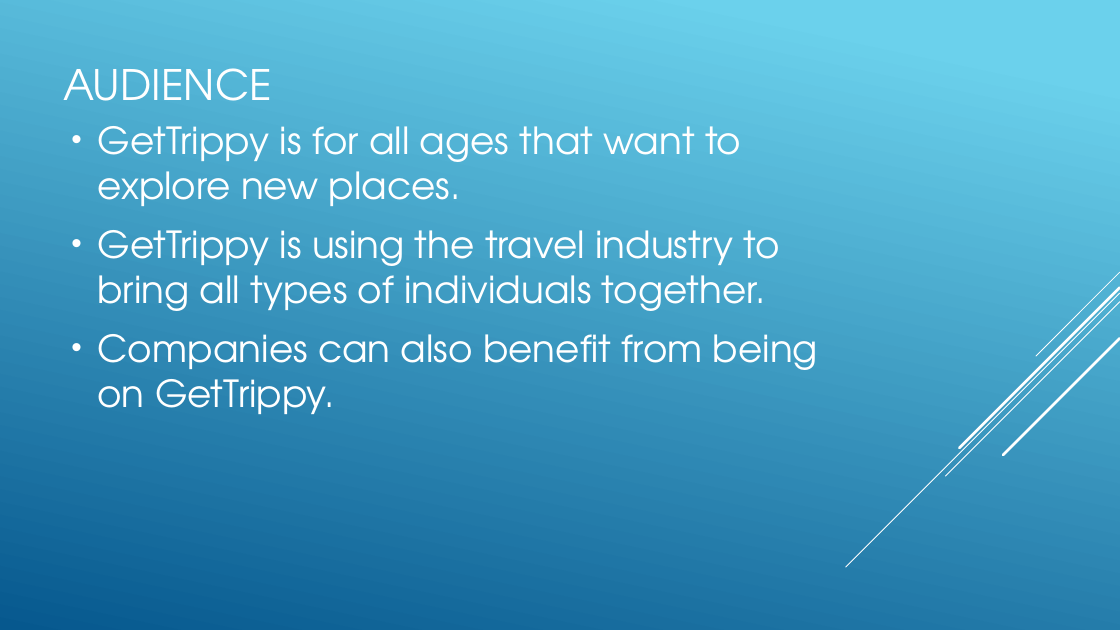
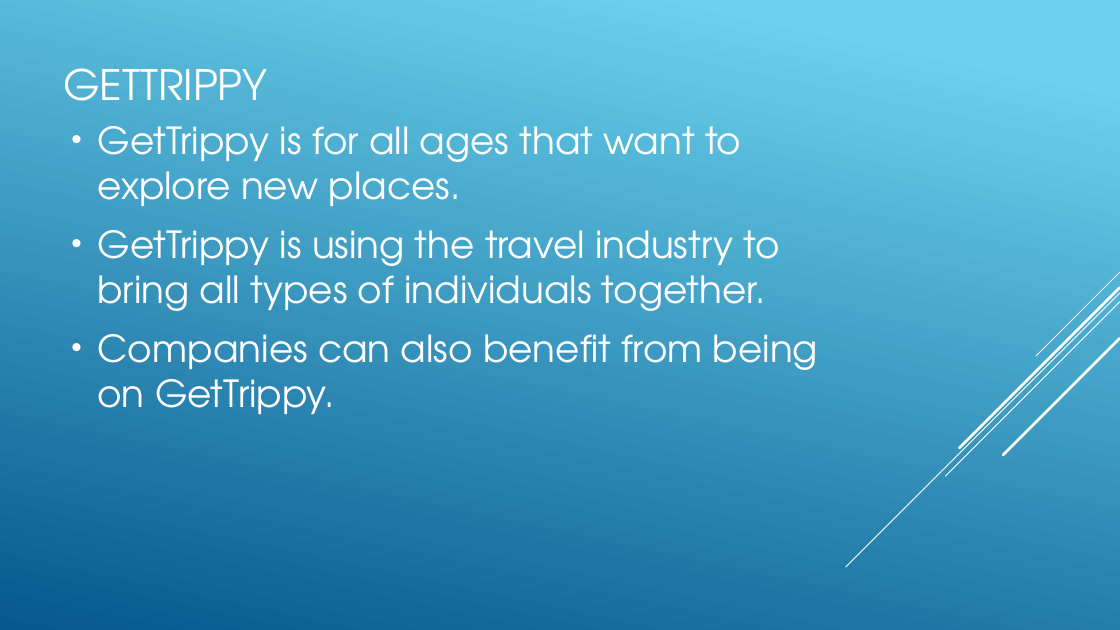
Before and after one commit to Acilyn/SyntaxError, a slide deck: slide 4 of GETTRIPPY_TRAVEL_SITE.pptx. Drawn at 1120x630 pixels with LibreOffice and Linux fonts; fonts in the diff are those of the drawing. Boxes give left, top, right and bottom in pixels: in the first picture for what was removed or moved away, otherwise in the second. Text is boxed around its words. In the diff, an @@ line names an element or a change of style, - is before the commit and + after.

```diff
--- a/GETTRIPPY_TRAVEL_SITE.pptx
+++ b/GETTRIPPY_TRAVEL_SITE.pptx
@@ title at [63, 68, 267, 101]: text changed @@
-AUDIENCE
+GETTRIPPY
```
Also in this commit, not shown: 4 other slides changed, 1 slide added, 1 slide removed, 2 other files.
